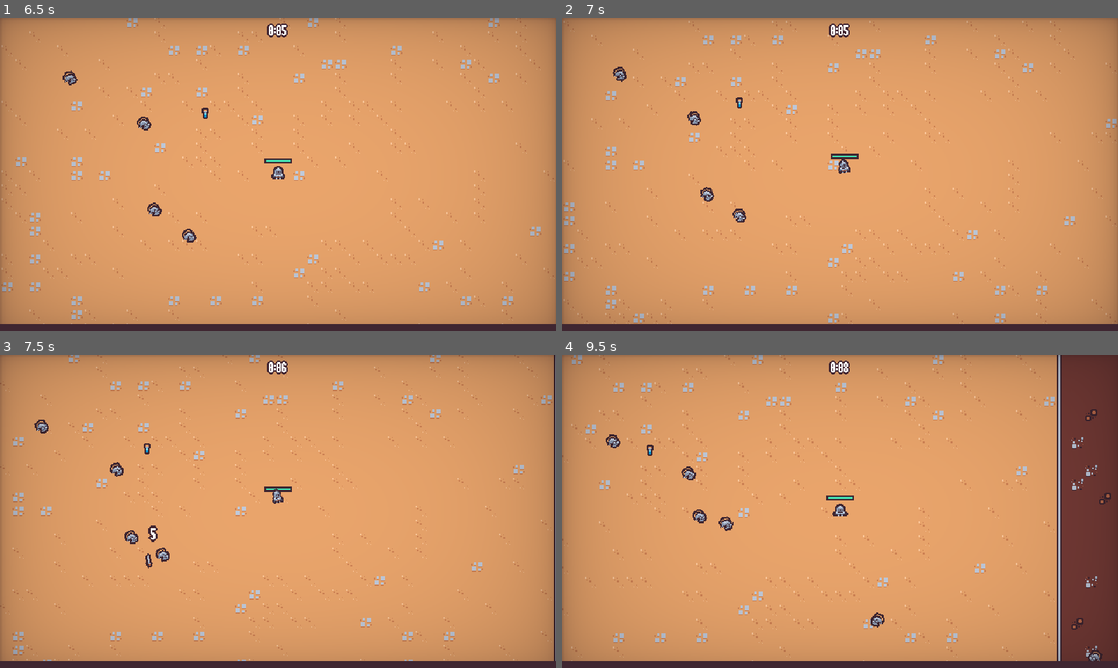
Above: before the commit, frames 1-4 (two rows, left to right).
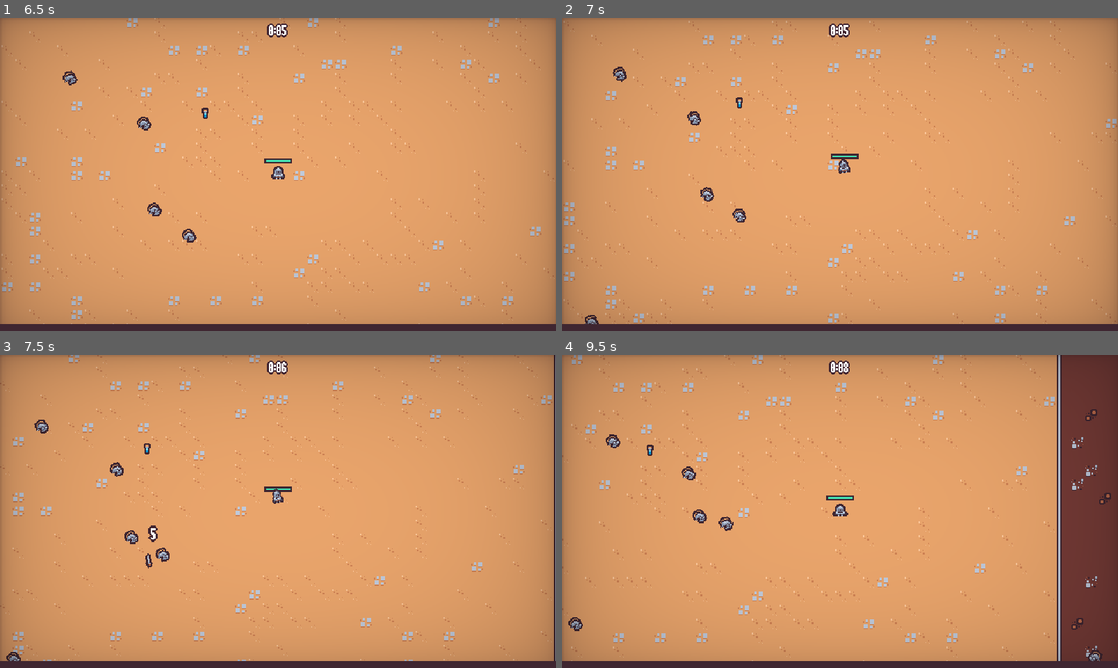
Above: after the commit, the same moments.

Repository: rprav-n/2D-Survivors-Style-Game
Game: Godot game, scene res://scenes/ui/main_menu.tscn
Same seed, same stepped clock (60 frames per second), same inputs: the game is played once before the commit and once after it.
Inputs (mouse positions are in pixels of both pictures, inside the frame that each line leads up to):
- Up to frame 1 (6.5 s): click "Play" at 0.5 s; move the mouse to (400, 158) at 1.27 s; press the mouse at (400, 158) at 1.28 s; hold D (move_right) 1.28-2.03 s; move the mouse to (166, 190) at 2.02 s; release the mouse at (166, 190) at 2.03 s; hold S (move_down) 2.03-2.78 s; click (166, 190) at 2.1 s; move the mouse to (333, 105) at 2.77 s; press the mouse at (333, 105) at 2.78 s; hold D (move_right) 2.78-3.53 s; move the mouse to (250, 237) at 3.52 s; release the mouse at (250, 237) at 3.53 s; hold W (move_up) 3.53-4.28 s; click (250, 237) at 3.6 s; move the mouse to (444, 221) at 4.27 s; press the mouse at (444, 221) at 4.28 s; hold Left (move_left) 4.28-5.78 s; move the mouse to (111, 127) at 5.02 s; release the mouse at (111, 127) at 5.03 s; click (111, 127) at 5.1 s; move the mouse to (305, 174) at 5.77 s; press the mouse at (305, 174) at 5.78 s; hold S (move_down) from 5.78 s (still down)
- Up to frame 2 (7 s): move the mouse to (756, 96) at 6.52 s; release S (move_down) at 6.53 s; release the mouse at (756, 96) at 6.53 s; hold D (move_right) from 6.53 s (still down); click (756, 96) at 6.6 s
- Up to frame 3 (7.5 s): move the mouse to (400, 495) at 7.27 s; release D (move_right) at 7.28 s; press the mouse at (400, 495) at 7.28 s; hold W (move_up) from 7.28 s (still down)
- Up to frame 4 (9.5 s): move the mouse to (728, 527) at 8.02 s; release W (move_up) at 8.03 s; release the mouse at (728, 527) at 8.03 s; hold D (move_right) 8.03-8.78 s; click (728, 527) at 8.1 s; move the mouse to (895, 442) at 8.77 s; press the mouse at (895, 442) at 8.78 s; hold S (move_down) from 8.78 s (still down)

Frame 1 is identical in both runs. In frame 2, less than 0.1% of the frame differs, in the area x 4-7%, y 94-98%; in frame 3, less than 0.1%; in frame 4, 0.2%, in the area x 1-58%, y 82-89%.

Commit message:
fix enemy spawn

Diff:
--- a/scenes/manager/enemy_manager.gd
+++ b/scenes/manager/enemy_manager.gd
@@ -30,7 +30,9 @@
 
 	for i in 4:
 		spawn_position = player.global_position + (random_direction * SPAWN_RADIUS)
-		var query_paramerters: PhysicsRayQueryParameters2D = 	PhysicsRayQueryParameters2D.create(player.global_position, spawn_position, 1 << 0)
+		var additional_check_offset = random_direction * 20
+
+		var query_paramerters: PhysicsRayQueryParameters2D = 	PhysicsRayQueryParameters2D.create(player.global_position, spawn_position + additional_check_offset, 1 << 0)
 		var result: Dictionary = get_tree().root.world_2d.direct_space_state.intersect_ray(query_paramerters)
 
 		if result.is_empty():
